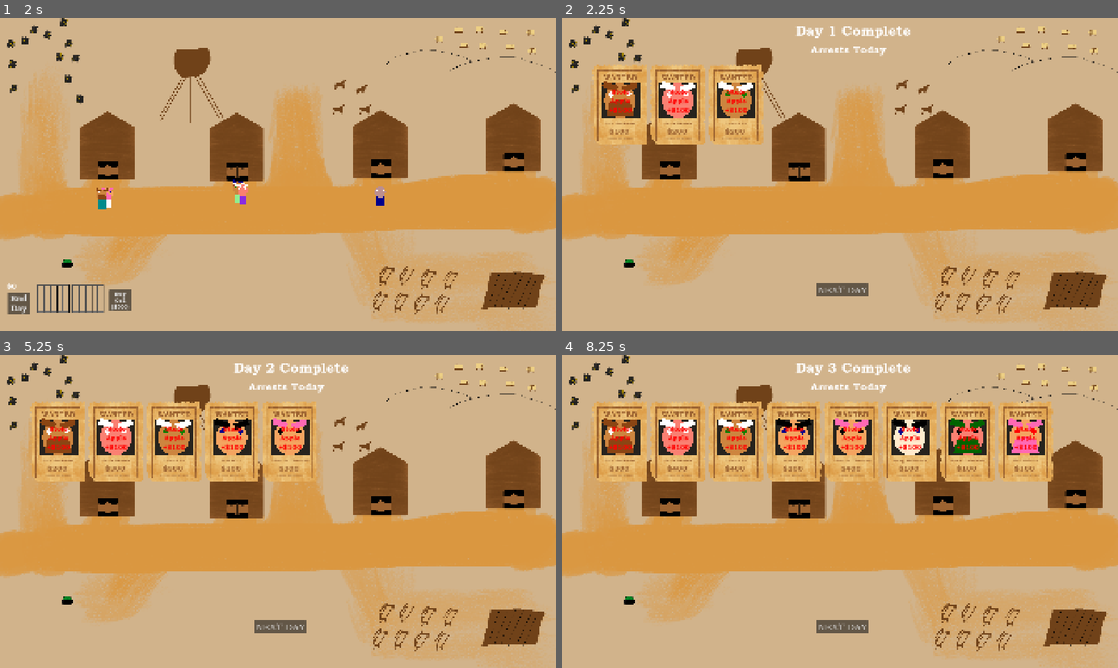
Above: before the commit, frames 1-4 (two rows, left to right).
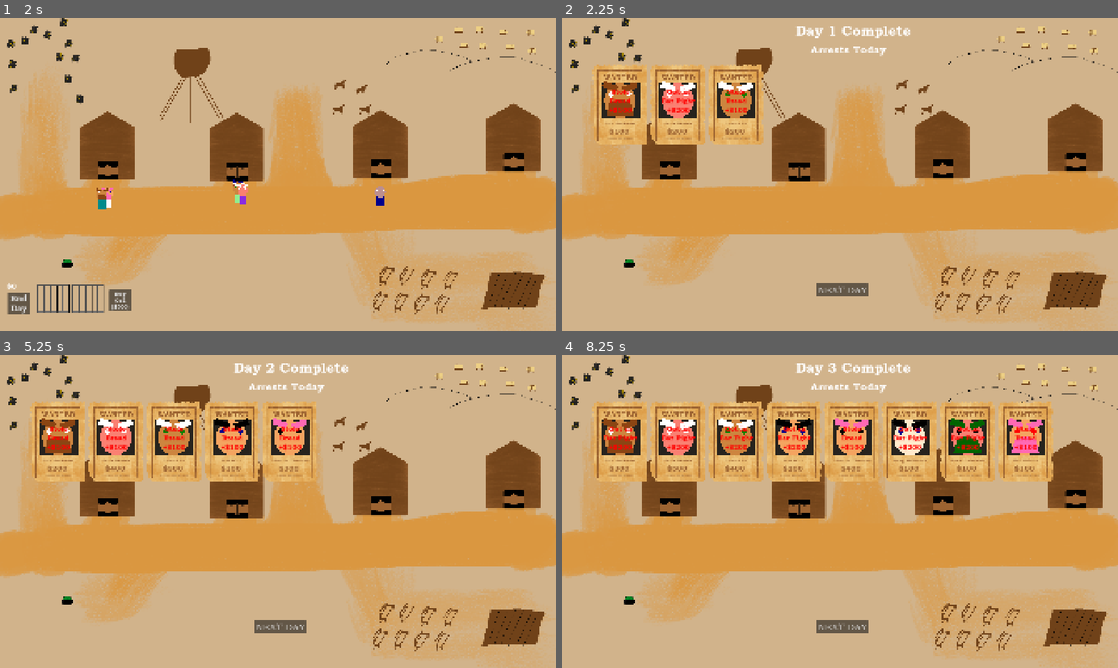
Above: after the commit, the same moments.

Repository: PeterMaidaRobot/Bounty-Game-Jam
Game: Godot game, scene res://main.tscn
Same seed, same stepped clock (60 frames per second), same inputs: the game is played once before the commit and once after it.
Inputs:
- Up to frame 1 (2 s): click "Play Game" at 0.5 s; click "BEGIN" at 1.25 s
- Up to frame 2 (2.25 s): click "End Day" at 2 s
- Up to frame 3 (5.25 s): click "NEXT DAY" at 2.75 s; click "BEGIN" at 3.5 s; click "Buy Cell ($500)" at 4.25 s; click "End Day" at 5 s
- Up to frame 4 (8.25 s): click "NEXT DAY" at 5.75 s; click "BEGIN" at 6.5 s; click "Buy Cell ($500)" at 7.25 s; click "End Day" at 8 s

Frame 1 is identical in both runs. In frame 2, 0.2% of the frame differs, in the area x 8-34%, y 22-31%; in frame 3, 0.2%; in frame 4, 0.9%, in the area x 7-86%, y 22-38%.

Commit message:
Added fire and blood for crimes

Diff:
--- /dev/null
+++ b/blood.tscn
@@ -0,0 +1,8 @@
+[gd_scene format=3 uid="uid://cvfdfr83whyhh"]
+
+[ext_resource type="Texture2D" uid="uid://ck4raa8dtbna8" path="res://art/blood.png" id="1_44s4y"]
+
+[node name="Blood" type="Node2D" unique_id=117468309]
+
+[node name="Sprite2D" type="Sprite2D" parent="." unique_id=304184645]
+texture = ExtResource("1_44s4y")
--- /dev/null
+++ b/fire.tscn
@@ -0,0 +1,8 @@
+[gd_scene format=3 uid="uid://vmfykl3ows7a"]
+
+[ext_resource type="Texture2D" uid="uid://dqarh8hkmftwf" path="res://art/fire.png" id="1_2pqqt"]
+
+[node name="Fire" type="Node2D" unique_id=2101807682]
+
+[node name="Sprite2D" type="Sprite2D" parent="." unique_id=1852025957]
+texture = ExtResource("1_2pqqt")
--- a/main.gd
+++ b/main.gd
@@ -16,6 +16,9 @@
 var game_state : GAME_STATE
 
 var player_money = 0
+
+var fire_scene = preload("res://fire.tscn")
+var blood_scene = preload("res://blood.tscn")
 
 
 enum PATH_OPTIONS {
@@ -363,11 +366,9 @@
 
 '''
 add_new_arrival_people
-this function will create the desired number of people/criminals
+this function will create the desired number of people/criminals in the scene
 '''
 func add_new_arrival_people(num_people : int, num_criminals : int):
-	# TODO only add to a certain number of people
-	print("Number of people is ", len(people))
 	const MAX_PEOPLE_IN_SCENE : int = 40
 	for i in range(num_people):
 		# Only generate a certain number of people
@@ -508,12 +509,42 @@
 				break
 
 	# Commit crimes
+	perform_crimes()
+
+	game_state = GAME_STATE.STATS
+
+
+func perform_crimes():
 	for person in people:
-		person.commit_crime()
-		# TODO burn a building if the crime is ARSON
-
-	game_state = GAME_STATE.STATS
-
+		person.increase_bounty_for_crime()
+
+		if person.new_crime == Person.CRIME_TYPE.ARSON:
+			# Add a fire instance on one of the four buildings
+			var house_index : int = randi_range(1, 4)
+			var house_position : Vector2
+			match house_index:
+				1:
+					house_position = $Houses/House.position
+				2:
+					house_position = $Houses/House2.position
+				3:
+					house_position = $Houses/House3.position
+				4:
+					house_position = $Houses/House4.position
+
+			var fire_instance = fire_scene.instantiate()
+			# Place the fire somewhere on the house
+			fire_instance.position = house_position + Vector2(randi_range(-100, 100),
+															  randi_range(-100, 100))
+			$FireAndBlood.add_child(fire_instance)
+
+		elif person.new_crime == Person.CRIME_TYPE.MURDER:
+			# Add a new blood sprite on the path
+			var blood_instance = blood_scene.instantiate()
+			blood_instance.position = Vector2(randi_range(0, 1920),
+											  randi_range(620, 750))
+			$FireAndBlood.add_child(blood_instance)
+			# TODO should we kill someone random? YES!!!
 
 '''
 Updates the value and the label
--- a/main.tscn
+++ b/main.tscn
@@ -119,6 +119,8 @@
 
 [node name="House4" parent="Houses" unique_id=770760895 instance=ExtResource("3_7mycd")]
 position = Vector2(1769, 404)
+
+[node name="FireAndBlood" type="Node2D" parent="." unique_id=811390512]
 
 [node name="Y_Sorted_Sprites" type="Node2D" parent="." unique_id=1605844370]
 y_sort_enabled = true
@@ -334,6 +336,7 @@
 position = Vector2(1192, 165)
 
 [node name="InstructionsOverlay" type="Control" parent="." unique_id=383533659]
+visible = false
 layout_mode = 3
 anchors_preset = 0
 offset_right = 40.0
--- a/person.gd
+++ b/person.gd
@@ -109,7 +109,7 @@
 
 
 
-enum CRIME_TYPE { NONE, CAUGHT, STEAL_APPLE, ARSON }
+enum CRIME_TYPE { NONE, CAUGHT, STOLE_BREAD, BAR_FIGHT, MURDER, ARSON }
 var new_crime : CRIME_TYPE = CRIME_TYPE.NONE
 
 
@@ -481,7 +481,7 @@
 		queue_redraw()
 
 
-func commit_crime():
+func increase_bounty_for_crime():
 	bounty += get_bounty_increase(new_crime)
 
 
@@ -492,8 +492,12 @@
 			pass
 		CRIME_TYPE.CAUGHT:
 			pass
-		CRIME_TYPE.STEAL_APPLE:
+		CRIME_TYPE.STOLE_BREAD:
 			increase = 100
+		CRIME_TYPE.BAR_FIGHT:
+			increase = 200
+		CRIME_TYPE.MURDER:
+			increase = 500
 		CRIME_TYPE.ARSON:
 			increase = 500
 	return increase
@@ -506,14 +510,22 @@
 			return "No Crime\nCommitted"
 		CRIME_TYPE.CAUGHT:
 			return ""
-		CRIME_TYPE.STEAL_APPLE:
-			return "Stole\nApple\n+$" + str(increase)
+		CRIME_TYPE.STOLE_BREAD:
+			return "Stole\nBread\n+$" + str(increase)
+		CRIME_TYPE.BAR_FIGHT:
+			return "Got in\nBar Fight\n+$" + str(increase)
+		CRIME_TYPE.MURDER:
+			return "MURDER\n+$" + str(increase)
 		CRIME_TYPE.ARSON:
 			return "ARSON!\n+$" + str(increase)
 
 func start_new_crime():
+	var possible_crimes = [CRIME_TYPE.STOLE_BREAD, CRIME_TYPE.BAR_FIGHT]
 	# randomly choose a new crime
 	if bounty >= 1000:
-		new_crime = CRIME_TYPE.ARSON
-	else:
-		new_crime = CRIME_TYPE.STEAL_APPLE
+		possible_crimes.append(CRIME_TYPE.ARSON)
+	if bounty >= 500:
+		possible_crimes.append(CRIME_TYPE.MURDER)
+
+	# Grab a random crime from the possibilities
+	new_crime = possible_crimes[randi_range(0, len(possible_crimes) - 1)]
Binary file added: art/blood.png
Not shown, added: art/blood.png.import
Binary file added: art/fire.png
Not shown, added: art/fire.png.import
Binary file added: art/screenshots/chaos.png
Not shown, added: art/screenshots/chaos.png.import
Not shown, added: art/blood.kra
Not shown, added: art/fire.kra
